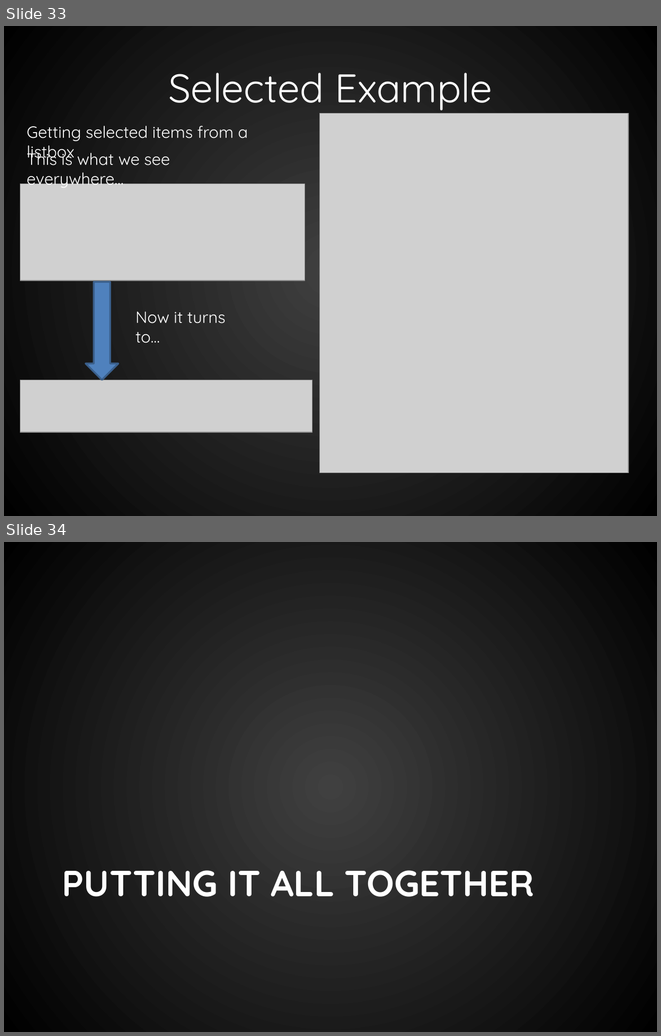
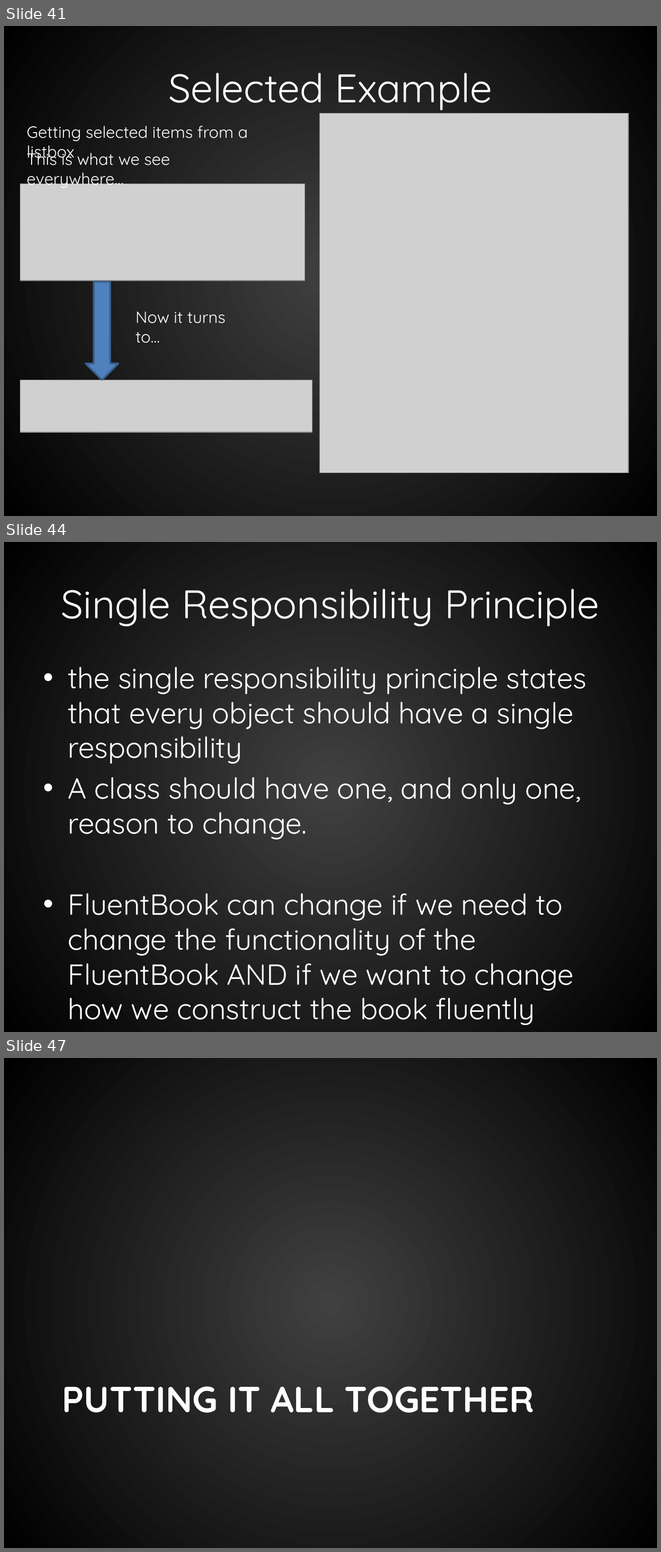
Before and after one commit to RookieOne/Evolve-Your-Code, a slide deck: EvolveYourCode.pptx. Shown one above the other, each under a label of ours: slides 33 and 34 before the commit, slides 41, 44 and 47 after it; the slides between them are not shown. The pictures are 661x1036 and 661x1552 pixels, drawn with LibreOffice and Linux fonts; fonts in the diff are those of the drawing; grey boxes stand for pictures. Boxes give left, top, right and bottom in pixels: in the first picture for what was removed or moved away, otherwise in the second. Text is boxed around its words. In the diff, an @@ line names an element or a change of style, - is before the commit and + after.

```diff
--- a/EvolveYourCode.pptx
+++ b/EvolveYourCode.pptx
@@ slide 44 added at (4,542,657,1032), background gradient #404040 to #000000 @@
@@ title added at (61,589,599,626), 44 pt, text #FFFFFF @@
+Single Responsibility Principle
@@ text added at (68,667,587,1025), 32 pt, text #FFFFFF @@
+• the single responsibility principle states that every object should have a single responsibility
+• A class should have one, and only one, reason to change.
+• FluentBook can change if we need to change the functionality of the FluentBook AND if we want to change how we construct the book fluently
@@ what was slide 33 is now slide 41 @@
@@ what was slide 34 is now slide 47 @@
```
Also in this commit, not shown: 4 slides changed, 13 other slides added, 1 slide removed, 20 other files.
